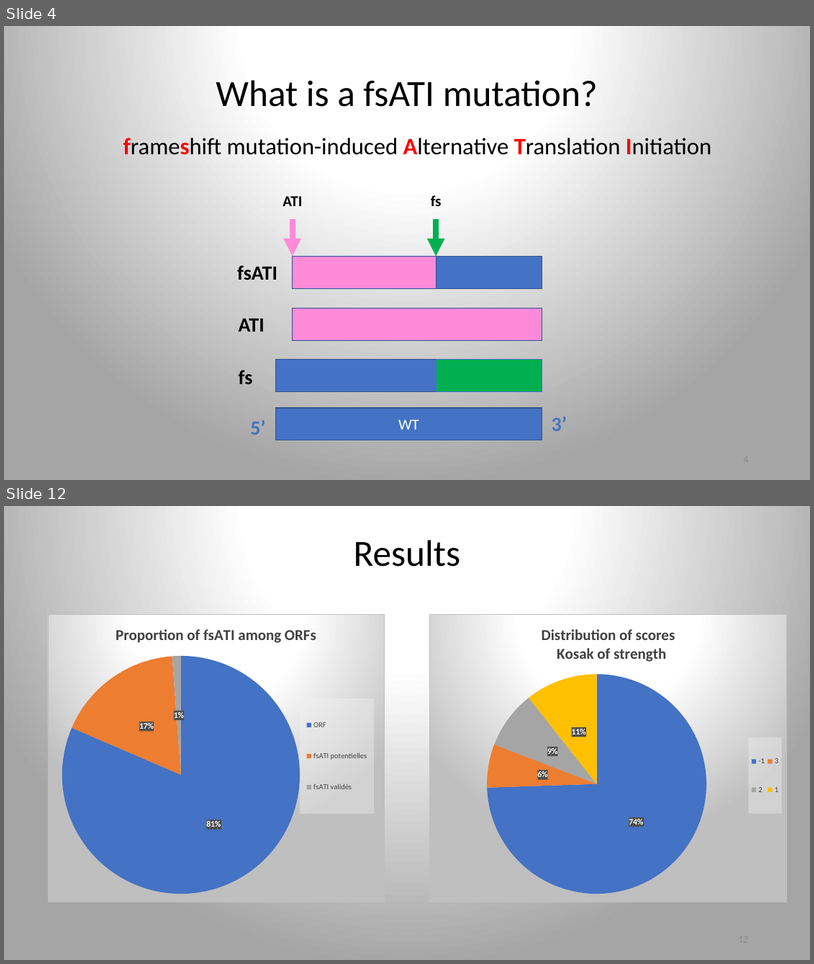
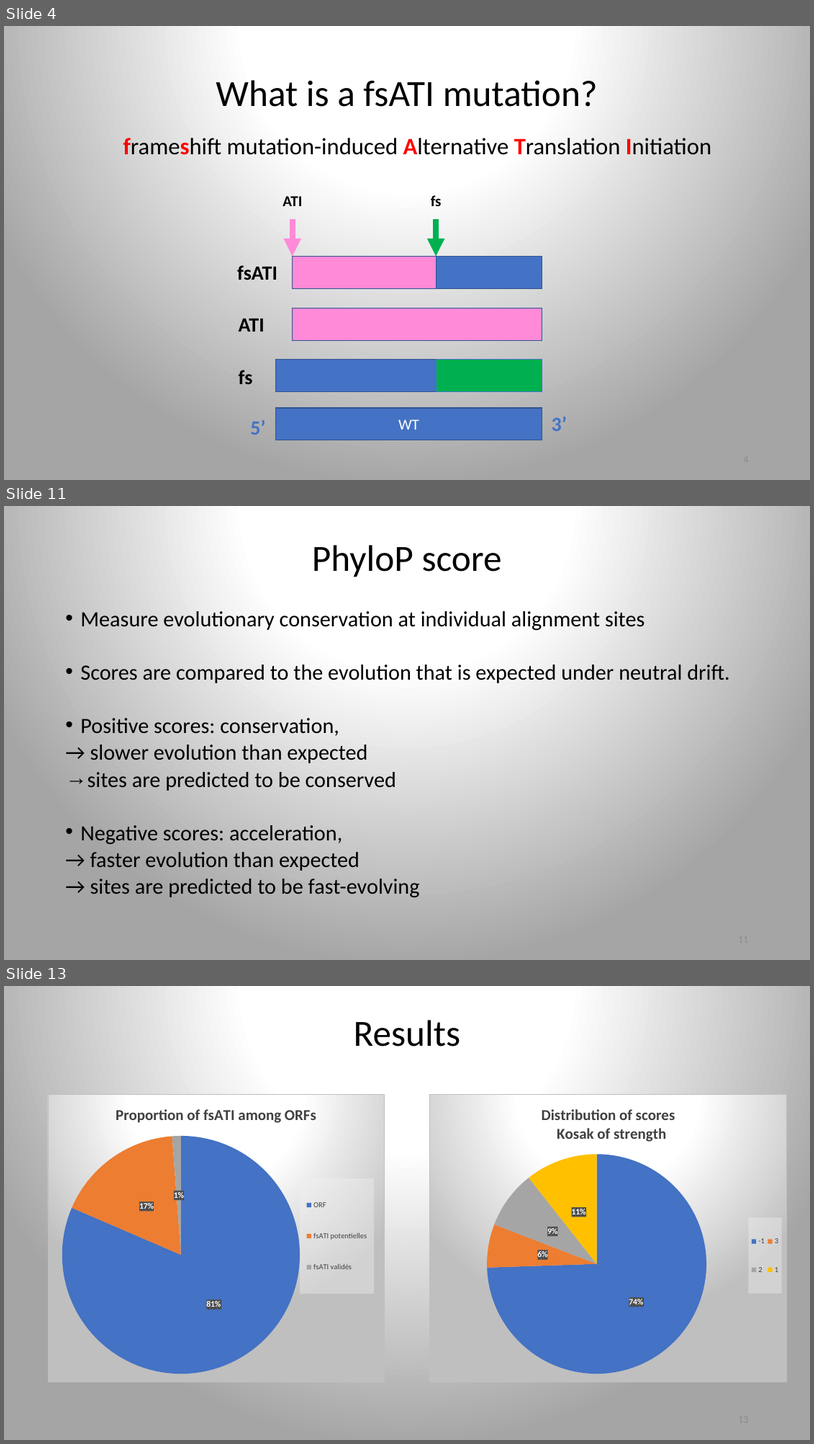
Before and after one commit to ArnaudDroitLab/ProjetLong_201911, a slide deck: Presentation_PL_JGorse.pptx. Shown one above the other, each under a label of ours: slides 4 and 12 before the commit, slides 4, 11 and 13 after it; the slides between them are not shown. The pictures are 814x964 and 814x1444 pixels, drawn with LibreOffice and Linux fonts; fonts in the diff are those of the drawing. Boxes give left, top, right and bottom in pixels: in the first picture for what was removed or moved away, otherwise in the second. Text is boxed around its words. In the diff, an @@ line names an element or a change of style, - is before the commit and + after.

```diff
--- a/Presentation_PL_JGorse.pptx
+++ b/Presentation_PL_JGorse.pptx
@@ slide 11 added at [4,506,810,960], background gradient #FFFFFF to #A5A5A5 @@
@@ title added at [312,545,502,577], 44 pt, text #000000 @@
+PhyloP score
@@ text added at [80,611,730,897], 25.9 pt, text #000000 @@
+• Measure evolutionary conservation at individual alignment sites
+• Scores are compared to the evolution that is expected under neutral drift.
+• Positive scores: conservation,
+→ slower evolution than expected
+→ sites are predicted to be conserved
+• Negative scores: acceleration,
+→ faster evolution than expected
+→ sites are predicted to be fast-evolving
@@ what was slide 12 is now slide 13 @@
```
Also in this commit, not shown: 8 slides changed, 3 other slides added, 3 slides removed.
